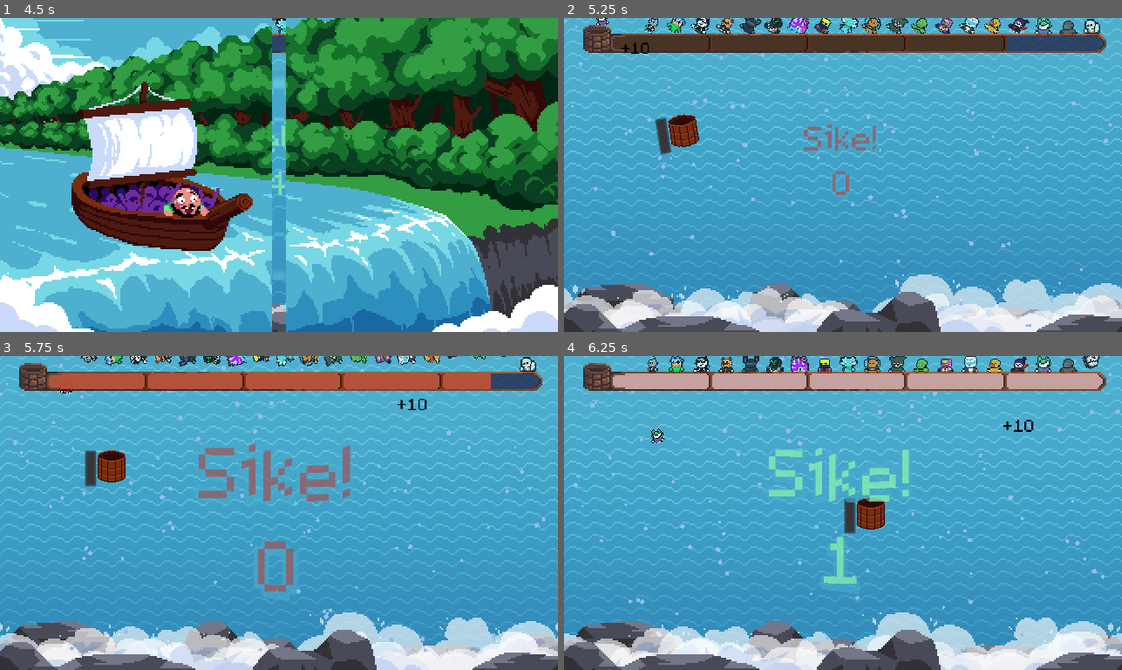
Above: before the commit, frames 1-4 (two rows, left to right).
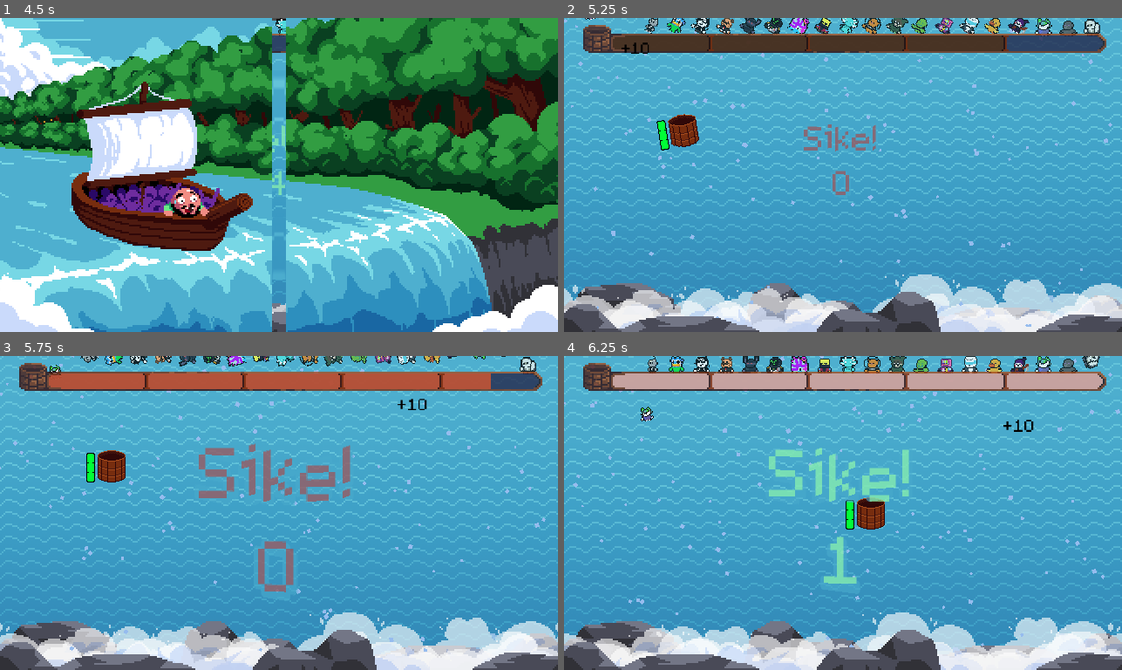
Above: after the commit, the same moments.

Repository: DissonantVoid/Project-Waterfall
Game: Godot game, scene res://scenes/game/menu.tscn
Two runs of this game, one before a commit and one after it. Both use one fixed random seed, a clock stepped at 60 frames per second and the inputs below. Sound files missing from this copy of the repository are replaced by a short silence.
Inputs (mouse positions are in pixels of both pictures, inside the frame that each line leads up to):
- Up to frame 1 (4.5 s): click "START" at 0.5 s; tap Enter at 1.25 s; move the mouse to (401, 159) at 1.27 s; tap 1 at 1.35 s; tap Space at 1.52, 2.27, 3.77 s; move the mouse to (167, 190) at 2.02 s; hold Escape (back) 2.03-2.78 s; tap 2 at 2.1 s; move the mouse to (334, 105) at 2.77 s; tap 3 at 2.85 s; move the mouse to (251, 237) at 3.52 s; tap 4 at 3.6 s; move the mouse to (446, 222) at 4.27 s; hold Escape (back) from 4.28 s (still down); tap 5 at 4.35 s
- Up to frame 2 (5.25 s): keep holding Escape (back); tap Space at 4.52 s; move the mouse to (675, 127) at 5.02 s; tap 1 at 5.1 s
- Up to frame 3 (5.75 s): keep holding Escape (back); tap Space at 5.27 s
- Up to frame 4 (6.25 s): keep holding Escape (back); move the mouse to (870, 513) at 5.77 s; tap 2 at 5.85 s

Frame 1 is identical in both runs. In frame 2, 0.3% of the frame differs, in the area x 3-20%, y 0-44%; in frame 3, 0.3%; in frame 4, 0.4%, in the area x 13-53%, y 16-57%.

Commit message:
added bad_vision powerup and fixed clock powerup pitch scale issue

Diff:
--- a/resources/files/level_rules.cfg
+++ b/resources/files/level_rules.cfg
@@ -1,6 +1,6 @@
 [Level1]
 
-time_between_characters=2.0
+time_between_characters=2.2
 characters_parachute_chance=0 ; all variables ending with "chance" are between [0,100]
 points_per_save=1.0
 points_per_miss=-0.5
@@ -17,7 +17,7 @@
 time_between_powerups=10.0
 powerup_min_speed=90.0
 powerup_max_speed=180.0
-time_between_health=6.6
+time_between_health=7.6
 health_item_speed=50.0
 
 [Level2]
@@ -39,7 +39,7 @@
 time_between_powerups=8.0
 powerup_min_speed=90.0
 powerup_max_speed=180.0
-time_between_health=5.3
+time_between_health=6.3
 health_item_speed=61.0
 
 [Level3]
@@ -49,7 +49,7 @@
 points_per_save=0.89
 points_per_miss=-0.62
 time_between_clouds=3.1
-time_between_hazards=5.0
+time_between_hazards=3.6
 hazard_hit_points=-2.0
 falling_rock_min_speed=55.0
 falling_rock_max_speed=100.0
@@ -61,17 +61,17 @@
 time_between_powerups=7.1
 powerup_min_speed=90.0
 powerup_max_speed=180.0
-time_between_health=4.8
+time_between_health=5.8
 health_item_speed=80.0
 
 [Level4]
 
-time_between_characters=0.7
+time_between_characters=0.8
 characters_parachute_chance=26
 points_per_save=0.82
 points_per_miss=-0.67
 time_between_clouds=2.2
-time_between_hazards=5.0
+time_between_hazards=3.6
 hazard_hit_points=-2.4
 falling_rock_min_speed=62.0
 falling_rock_max_speed=110.0
@@ -83,17 +83,17 @@
 time_between_powerups=6.5
 powerup_min_speed=90.0
 powerup_max_speed=180.0
-time_between_health=4.0
+time_between_health=5.0
 health_item_speed=87.0
 
 [Level5]
 
-time_between_characters=0.4
+time_between_characters=0.6
 characters_parachute_chance=30
 points_per_save=0.8
 points_per_miss=-0.67
 time_between_clouds=1.9
-time_between_hazards=5.0
+time_between_hazards=3.0
 hazard_hit_points=-2.6
 falling_rock_min_speed=65.0
 falling_rock_max_speed=120.0
@@ -105,5 +105,5 @@
 time_between_powerups=6.0
 powerup_min_speed=90.0
 powerup_max_speed=180.0
-time_between_health=3.8
+time_between_health=4.8
 health_item_speed=92.0
--- /dev/null
+++ b/resources/godot/bad_vision_shader.tres
@@ -0,0 +1,23 @@
+[gd_resource type="ShaderMaterial" load_steps=4 format=2]
+
+[sub_resource type="Shader" id=1]
+code = "shader_type canvas_item;
+
+uniform sampler2D noise_tex;
+
+void fragment()
+{
+	vec4 noise_sample_1 = texture(noise_tex, UV + TIME*0.06);
+	vec4 noise_sample_2 = texture(noise_tex, UV - TIME*0.04);
+	vec2 final_uv = SCREEN_UV + vec2(noise_sample_2.r*0.1, 0) - + vec2(noise_sample_1.r*0.1, 0);
+	COLOR = texture(SCREEN_TEXTURE, final_uv);
+}"
+
+[sub_resource type="OpenSimplexNoise" id=2]
+
+[sub_resource type="NoiseTexture" id=3]
+noise = SubResource( 2 )
+
+[resource]
+shader = SubResource( 1 )
+shader_param/noise_tex = SubResource( 3 )
--- a/scenes/game/main.gd
+++ b/scenes/game/main.gd
@@ -126,6 +126,7 @@
 
 func _on_bucket_about_to_be_destroyed():
 	_camera.shrink_to_target(_bucket)
+	_ui.set_hud_visible(false)
 
 func _on_bucket_destroyed():
 	LevelData.game_won = false
--- a/scenes/game/main.tscn
+++ b/scenes/game/main.tscn
@@ -23,6 +23,7 @@
 [ext_resource path="res://resources/godot/pulse_shader.tres" type="Material" id=21]
 [ext_resource path="res://scenes/game/characters_spawner.gd" type="Script" id=22]
 [ext_resource path="res://scenes/objects/spawners/health_spawner.gd" type="Script" id=23]
+[ext_resource path="res://resources/textures/health_bar.png" type="Texture" id=24]
 [ext_resource path="res://resources/textures/bucket.png" type="Texture" id=25]
 
 [sub_resource type="AtlasTexture" id=33]
@@ -362,7 +363,7 @@
 [node name="RocksFront" type="Sprite" parent="Background"]
 position = Vector2( 320, 337 )
 scale = Vector2( 2, 2 )
-z_index = 99
+z_index = 10
 texture = ExtResource( 18 )
 flip_h = true
 
@@ -422,14 +423,11 @@
 [node name="CollisionShape2D" type="CollisionShape2D" parent="Bucket/DetectionArea"]
 shape = SubResource( 12 )
 
-[node name="HealthBar" type="ProgressBar" parent="Bucket"]
-margin_left = -31.0
-margin_top = 24.0
-margin_right = 11.0
-margin_bottom = 38.0
-rect_rotation = -90.0
-rounded = true
-percent_visible = false
+[node name="HealthBar" type="Sprite" parent="Bucket"]
+position = Vector2( -24, 2 )
+texture = ExtResource( 24 )
+region_enabled = true
+region_rect = Rect2( 20, 0, 10, 34 )
 
 [node name="Spawners" type="Node2D" parent="."]
 
--- a/scenes/objects/bucket.gd
+++ b/scenes/objects/bucket.gd
@@ -13,7 +13,7 @@
 onready var _full_sprite_animator : AnimationPlayer = $Full/AnimationPlayer
 onready var _front_sprite : Sprite = $Front
 onready var _back_sprite : Sprite = $Back
-onready var _health_bar : ProgressBar = $HealthBar
+onready var _health_bar : Sprite = $HealthBar
 
 const _front_spr_fade_time : float = 0.3
 const _hold_time : float = 0.48 # a character is saved after staying in bucket for this time
@@ -24,9 +24,6 @@
 const _max_health : int = 3
 var _current_health : int = _max_health
 
-
-func _ready():
-	_health_bar.max_value = _max_health
 
 func _process(delta : float):
 	# check bodies in bucket
@@ -80,7 +77,7 @@
 		return
 
 	_current_health += by_value
-	_health_bar.value = _current_health
+	_health_bar.region_rect.position.x = _current_health * _health_bar.region_rect.size.x - _health_bar.region_rect.size.x
 
 	# change sprite
 
--- a/scenes/objects/powerup_stone.gd
+++ b/scenes/objects/powerup_stone.gd
@@ -7,12 +7,13 @@
 onready var _aura : Sprite = $Aura
 
 const _powerups : Array = [
-	{"sprite_region":Rect2(Vector2(80, 0), Vector2(16, 16)), "scene_path":"<random>"}, # this has to be first, don't change
-	{"sprite_region":Rect2(Vector2(0, 0), Vector2(16, 16)), "scene_path":"res://scenes/objects/powerups/powerup_full_health.tscn", "is_good_aura":true},
-	{"sprite_region":Rect2(Vector2(64, 0), Vector2(16, 16)), "scene_path":"res://scenes/objects/powerups/powerup_magnet.tscn", "is_good_aura":true},
-	{"sprite_region":Rect2(Vector2(48, 0), Vector2(16, 16)), "scene_path":"res://scenes/objects/powerups/powerup_shrink.tscn", "is_good_aura":false},
-	{"sprite_region":Rect2(Vector2(16, 0), Vector2(16, 16)), "scene_path":"res://scenes/objects/powerups/powerup_shield.tscn", "is_good_aura":true},
-	{"sprite_region":Rect2(Vector2(32, 0), Vector2(16, 16)), "scene_path":"res://scenes/objects/powerups/powerup_clock.tscn", "is_good_aura":true},
+	{"x_position_in_sprite":0, "scene_path":"<random>"}, # this has to be first, don't change
+	{"x_position_in_sprite":16, "scene_path":"res://scenes/objects/powerups/powerup_full_health.tscn", "is_good_aura":true},
+	{"x_position_in_sprite":32, "scene_path":"res://scenes/objects/powerups/powerup_shield.tscn", "is_good_aura":true},
+	{"x_position_in_sprite":48, "scene_path":"res://scenes/objects/powerups/powerup_clock.tscn", "is_good_aura":true},
+	{"x_position_in_sprite":64, "scene_path":"res://scenes/objects/powerups/powerup_shrink.tscn", "is_good_aura":false},
+	{"x_position_in_sprite":80, "scene_path":"res://scenes/objects/powerups/powerup_magnet.tscn", "is_good_aura":true},
+	{"x_position_in_sprite":96, "scene_path":"res://scenes/objects/powerups/powerup_bad_vision.tscn", "is_good_aura":false},
 ]
 var _self_powerup_data : Dictionary
 
@@ -34,7 +35,10 @@
 		if _self_powerup_data["is_good_aura"] == false:
 			_aura.region_rect.position.x = 32
 
-	_sprite.texture.region = _self_powerup_data["sprite_region"]
+	_sprite.texture.region = Rect2(
+		Vector2(_self_powerup_data["x_position_in_sprite"], 0),
+		Vector2(16, 16)
+	)
 
 func _process(delta : float):
 	position.y += _speed * delta
--- a/scenes/objects/powerups/powerup.gd
+++ b/scenes/objects/powerups/powerup.gd
@@ -9,6 +9,8 @@
 
 var _request_callback : FuncRef
 
+# TODO: consider removing powerup_cleanup and allow powerups
+#       to cleanup on they're own before emmiting
 
 func powerup_start(request_callback : FuncRef):
 	_request_callback = request_callback
--- /dev/null
+++ b/scenes/objects/powerups/powerup_bad_vision.gd
@@ -0,0 +1,12 @@
+extends "res://scenes/objects/powerups/powerup.gd"
+
+
+# override
+func powerup_start(request_callback : FuncRef):
+	.powerup_start(request_callback)
+
+func powerup_cleanup():
+	queue_free()
+
+func _on_life_timer_timeout():
+	emit_signal("finished", self)
--- /dev/null
+++ b/scenes/objects/powerups/powerup_bad_vision.tscn
@@ -0,0 +1,23 @@
+[gd_scene load_steps=4 format=2]
+
+[ext_resource path="res://scenes/objects/powerups/powerup.tscn" type="PackedScene" id=1]
+[ext_resource path="res://scenes/objects/powerups/powerup_bad_vision.gd" type="Script" id=2]
+[ext_resource path="res://resources/godot/bad_vision_shader.tres" type="Material" id=3]
+
+[node name="Powerup" instance=ExtResource( 1 )]
+script = ExtResource( 2 )
+
+[node name="LifeTimer" type="Timer" parent="." index="0"]
+wait_time = 6.4
+one_shot = true
+autostart = true
+
+[node name="CanvasLayer" type="CanvasLayer" parent="." index="1"]
+
+[node name="EffectImage" type="ColorRect" parent="CanvasLayer" index="0"]
+material = ExtResource( 3 )
+margin_right = 320.0
+margin_bottom = 180.0
+mouse_filter = 2
+
+[connection signal="timeout" from="LifeTimer" to="." method="_on_life_timer_timeout"]
--- a/scenes/objects/powerups/powerup_clock.gd
+++ b/scenes/objects/powerups/powerup_clock.gd
@@ -13,6 +13,7 @@
 onready var _timer : Timer = $LifeTimer
 
 const _clock_offset : Vector2 = Vector2(0, +30)
+const _master_bus_idx : int = 0
 var _slow_pitch_effect : AudioEffectPitchShift = AudioEffectPitchShift.new()
 
 
@@ -28,17 +29,29 @@
 	.powerup_start(request_callback)
 
 	request_callback.call_func("modify_time", {"factor":0.2})
-	AudioServer.add_bus_effect(0, _slow_pitch_effect, 0)
+	AudioServer.add_bus_effect(_master_bus_idx, _slow_pitch_effect)
 	_timer.start()
 
 # override
 func powerup_cleanup():
 	_request_callback.call_func("modify_time", {"factor":1.0})
-	AudioServer.remove_bus_effect(0, 0)
+	_remove_pitch_effect()
+
 	queue_free()
 
 func _on_life_timer_timeout():
 	emit_signal("finished", self)
 
 func _exit_tree():
-	AudioServer.remove_bus_effect(0, 0)
+	# in case we leave the scene
+	if _slow_pitch_effect != null:
+		_remove_pitch_effect()
+
+func _remove_pitch_effect():
+	for i in AudioServer.get_bus_effect_count(_master_bus_idx):
+		if AudioServer.get_bus_effect(_master_bus_idx, i) == _slow_pitch_effect:
+			AudioServer.remove_bus_effect(_master_bus_idx, i)
+			_slow_pitch_effect = null
+			return
+
+	push_error("pitch scale effect was not removed")
--- a/scenes/objects/powerups/powerup_clock.tscn
+++ b/scenes/objects/powerups/powerup_clock.tscn
@@ -10,6 +10,6 @@
 texture = ExtResource( 2 )
 
 [node name="LifeTimer" type="Timer" parent="."]
-wait_time = 8.0
+wait_time = 7.0
 
 [connection signal="timeout" from="LifeTimer" to="." method="_on_life_timer_timeout"]
--- a/scenes/objects/powerups/powerup_magnet.gd
+++ b/scenes/objects/powerups/powerup_magnet.gd
@@ -87,8 +87,7 @@
 
 			_characters_in_range.erase(id)
 
-func _on_character_freed(id : int):
-	# TODO: there is an error here "Method expected 1 arguments, but called with 2"
+func _on_character_freed(body : PhysicsBody2D, id : int):
 	_characters_in_range.erase(id)
 
 func _on_life_timer_timeout():
--- a/scenes/objects/spawners/powerups_spawner.gd
+++ b/scenes/objects/spawners/powerups_spawner.gd
@@ -13,6 +13,7 @@
 
 func _ready():
 	LevelData.connect("level_rules_updated", self, "_on_level_rules_updated")
+	_spawn_timer.start()
 
 func bucket_powerup_finished():
 	# bucket used the powerup untill it ran out, now we can spawn another
@@ -24,7 +25,8 @@
 	_min_stone_speed = current_rules["powerup_min_speed"]
 	_max_stone_speed = current_rules["powerup_max_speed"]
 
-	_spawn_timer.start()
+	if _spawn_timer.time_left > 0:
+		_spawn_timer.start()
 
 func _on_spawn_timer_timeout():
 	var instance := _powerup_stone_scene.instance()
--- a/scenes/objects/ui/ui.gd
+++ b/scenes/objects/ui/ui.gd
@@ -3,6 +3,7 @@
 signal pulsed
 signal forced_unpause
 
+onready var _hud : MarginContainer = $Hud
 onready var _progress_bar : Control = $Hud/Progress
 onready var _pause_container : MarginContainer = $Pause
 onready var _unpause_label : Label = $Pause/MarginContainer/UnpauseLabel
@@ -47,6 +48,9 @@
 		_unpause_timer.start()
 	else:
 		_unpause_timer.stop()
+
+func set_hud_visible(is_visible : bool):
+	_hud.visible = is_visible
 
 func increment_points(value : float, bucket_position : Vector2):
 	# animate a score point moving from bucket to UI
Not shown, changed: plan/TODO.txt
Binary file added: resources/textures/health_bar.png
Not shown, added: resources/textures/health_bar.png.import
Binary file changed: resources/textures/powerups/powerup_stones.png
Not shown: 1 places in scenes/game/main.tscn that only renumber resources
